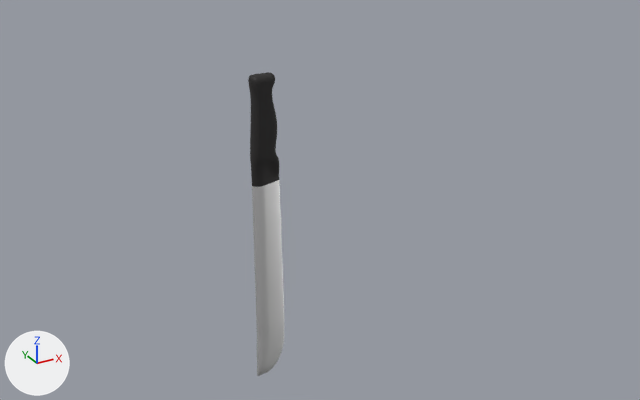
What one commit did to the FBX model Assets/Model/Modeling/Weapon_Modeling/WeaponMachete.fbx.
Before and after are seen from a 50 mm lens placed at (-5.17, -11.0, 6.55), pointed at (-0.04, -1.68, 1.89). Arrows for +X, +Y and +Z are at lower left; the lights stay in place. The first picture is the older version. Where no turn or scale is listed for an object, it has been applied to the vertices.

The first picture shows '큐브.001'.
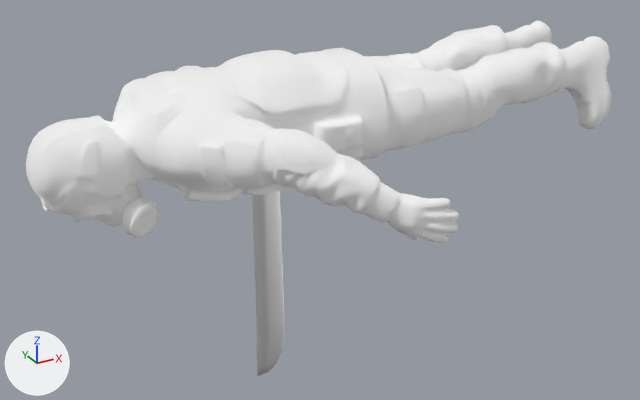
The newer file is also rescaled (x0.23), turned or shifted as a whole; pictures and numbers use the older file's frame.

Location of each change, [x1, y1, x2, y2] in pixels of the pictures (640 x 400 px):
'char1', added
    after: [26, 20, 611, 243]

Diff of the bpy script that builds the scene:
```diff
--- a/Assets/Model/Modeling/Weapon_Modeling/WeaponMachete.fbx.py
+++ b/Assets/Model/Modeling/Weapon_Modeling/WeaponMachete.fbx.py
@@ mat_material_1 @@
+mat_material_1 = principled_material('Material_1')
+mat_material_1.base_color = (1.0, 1.0, 1.0)  # white #ffffff
+mat_material_1.metallic = 1.0
+mat_material_1.roughness = 1.0
@@ me_char1_001 @@
+me_char1_001.from_pydata(...)  # 55166 vertices, 110328 faces; spans x -7.39..0.0, y -2.35..2.35, z -0.87..0.87
+me_char1_001.materials.append(mat_material_1)  # its picture is missing
@@ ob_char1 @@
+ob_char1 = bpy.data.objects.new('char1', me_char1_001)
+ob_char1.location = (3.68, -2.08, 3.16)
```
